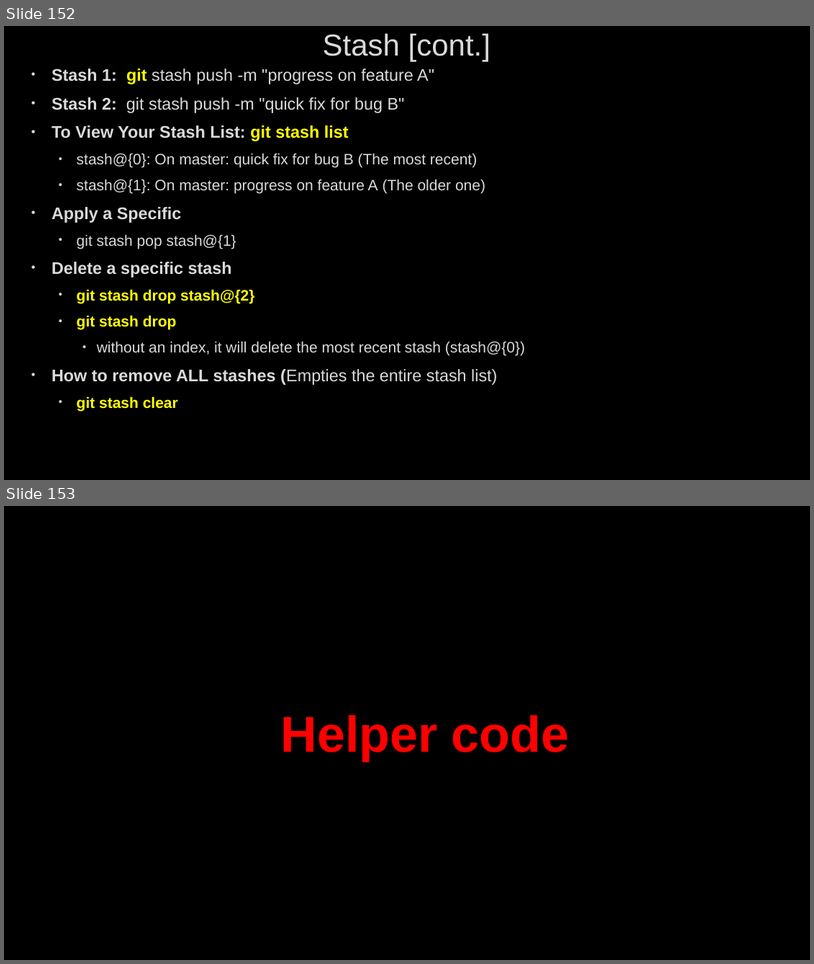
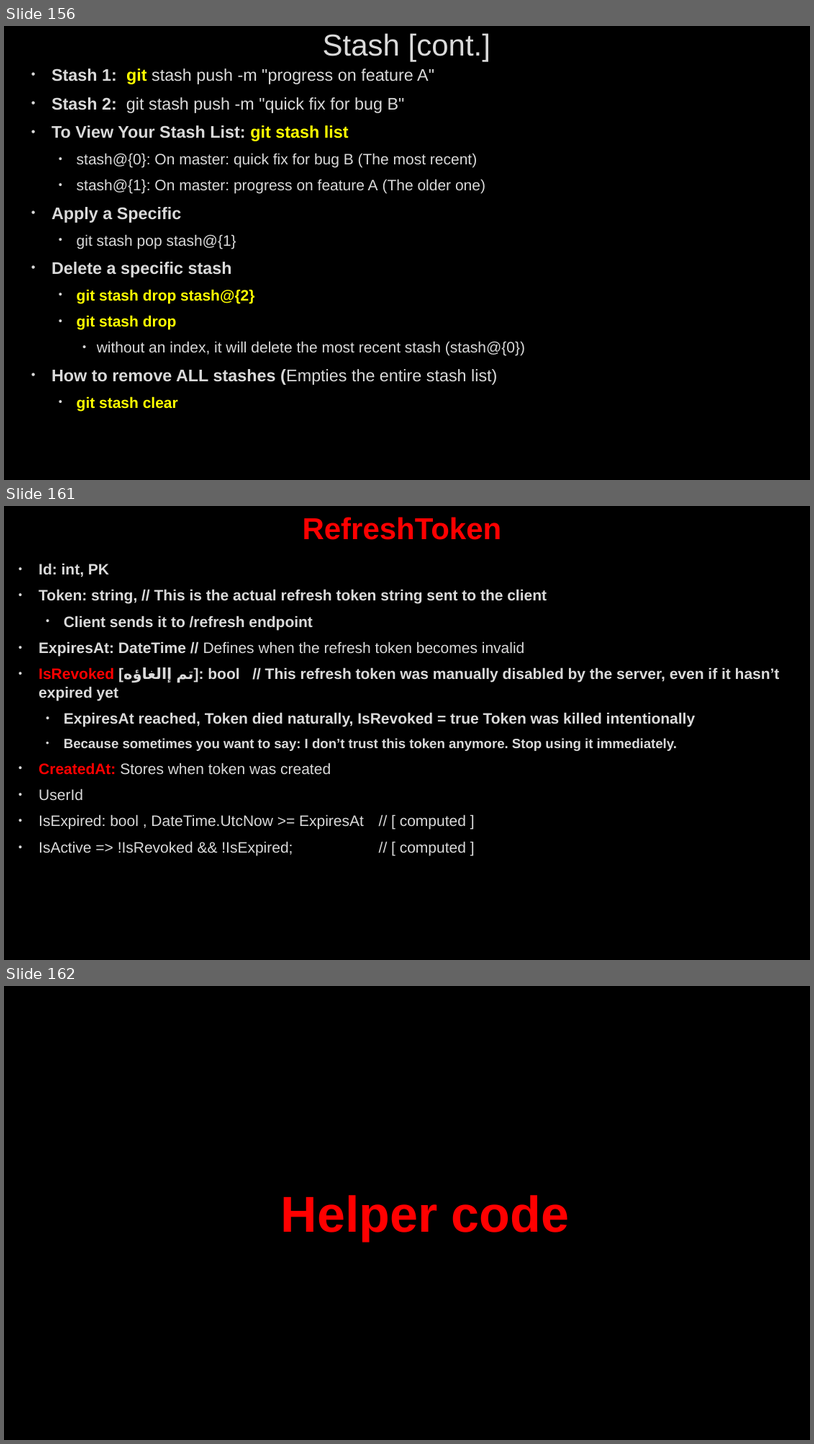
Before and after one commit to AhmedMohamedSamir1/Summary, a slide deck: Dot Net/C#, LINQ, EF,OOP&Solid.pptx. Shown one above the other, each under a label of ours: slides 152 and 153 before the commit, slides 156, 161 and 162 after it; the slides between them are not shown. The pictures are 814x964 and 814x1444 pixels, drawn with LibreOffice and Linux fonts; fonts in the diff are those of the drawing; background and template pictures are left out. Boxes give left, top, right and bottom in pixels: in the first picture for what was removed or moved away, otherwise in the second. Text is boxed around its words. In the diff, an @@ line names an element or a change of style, - is before the commit and + after.

```diff
--- a/Dot Net/C#, LINQ, EF,OOP&Solid.pptx
+++ b/Dot Net/C#, LINQ, EF,OOP&Solid.pptx
@@ slide 161 added at (4, 506, 810, 960), background picture (left out) @@
@@ title added at (303, 517, 502, 540), 36 pt, text #FF0000, bold @@
+RefreshToken
@@ text added at (39, 563, 780, 855), 18 pt, text #DADADA, bold @@
+• Id: int, PK
+• Token: string, // This is the actual refresh token string sent to the client
+  • Client sends it to /refresh endpoint
+• ExpiresAt: DateTime // Defines when the refresh token becomes invalid
+• IsRevoked [تم إالغاؤه]: bool // This refresh token was manually disabled by the server, even if it hasn’t expired yet
+  • ExpiresAt reached, Token died naturally, IsRevoked = true Token was killed intentionally
+  • Because sometimes you want to say: I don’t trust this token anymore. Stop using it immediately.
+• CreatedAt: Stores when token was created
+• UserId
+• IsExpired: bool , DateTime.UtcNow >= ExpiresAt // [ computed ]
+• IsActive => !IsRevoked && !IsExpired; // [ computed ]
@@ what was slide 152 is now slide 156 @@
@@ what was slide 153 is now slide 162 @@
```
Also in this commit, not shown: 8 other slides added, 11 other files.
